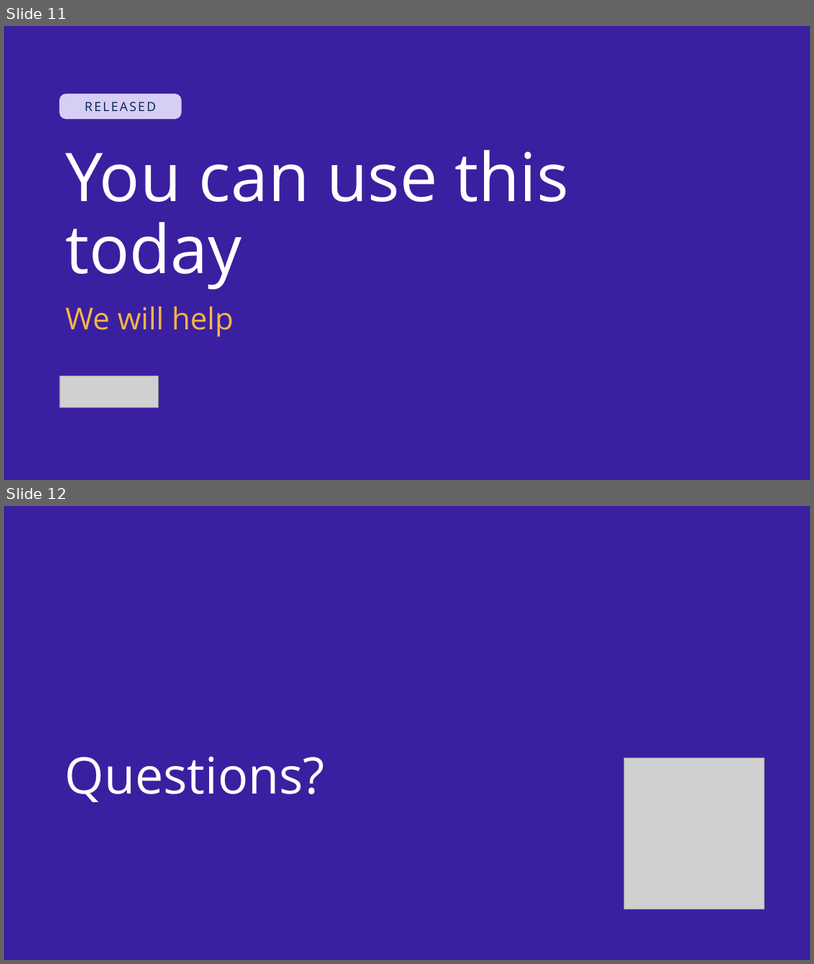
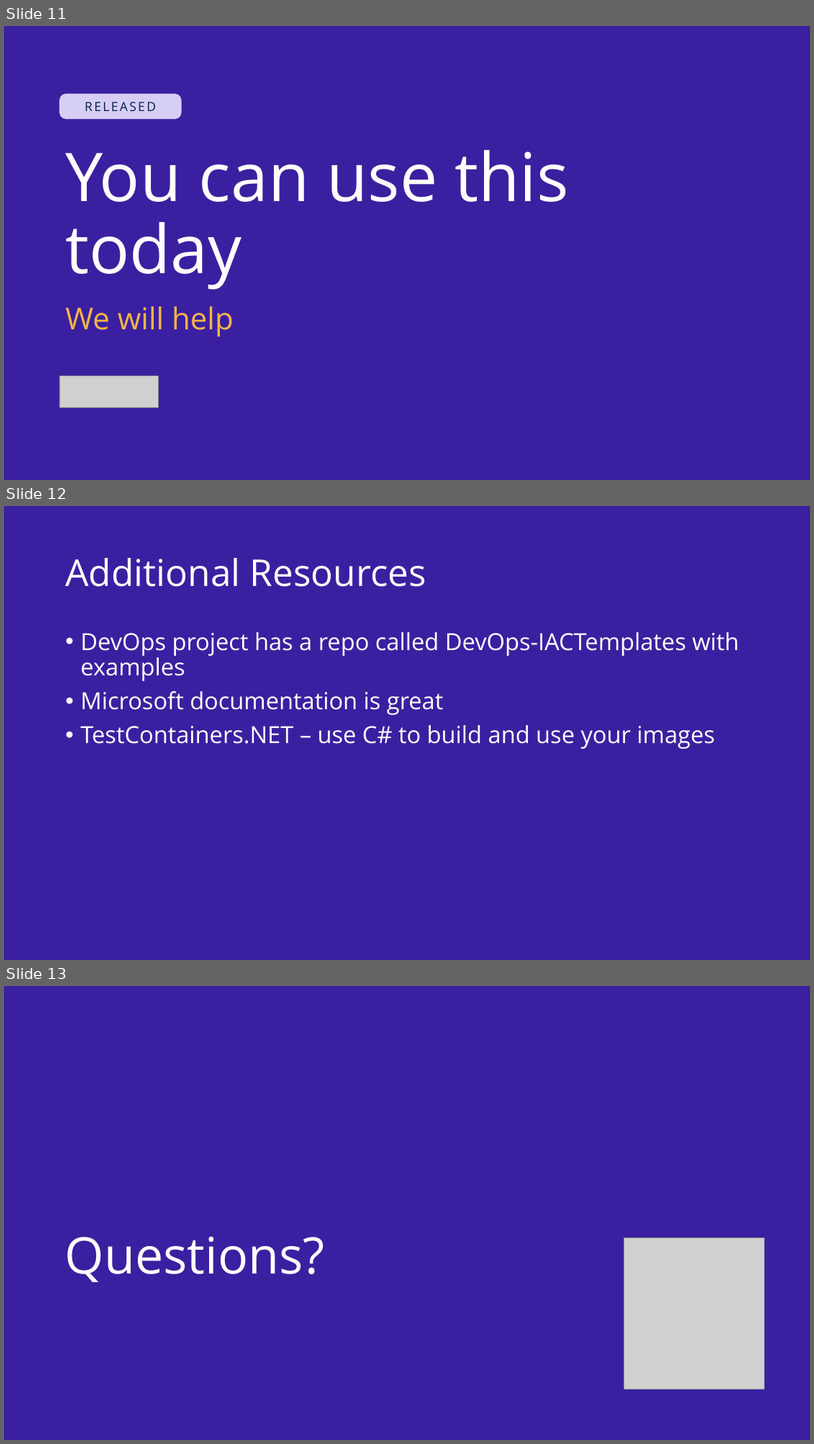
Before and after one commit to benjaminsampica/techtalks, a slide deck: dotnet-containers-at-caseys.pptx. Shown one above the other, each under a label of ours: slides 11 and 12 before the commit, slides 11, 12 and 13 after it. The pictures are 814x964 and 814x1444 pixels, drawn with LibreOffice and Linux fonts; fonts in the diff are those of the drawing; grey boxes stand for pictures; background and template pictures are left out. Boxes give left, top, right and bottom in pixels: in the first picture for what was removed or moved away, otherwise in the second. Text is boxed around its words. In the diff, an @@ line names an element or a change of style, - is before the commit and + after.

Commit message:
fix pptx

```diff
--- a/dotnet-containers-at-caseys.pptx
+++ b/dotnet-containers-at-caseys.pptx
@@ slide 12 added at [4,506,810,960], background #3A20A0 @@
@@ title added at [65,558,427,587], 44 pt, text #FFFFFF @@
+Additional Resources
@@ text added at [80,632,739,749], 28 pt, text #FFFFFF @@
+• DevOps project has a repo called DevOps-IACTemplates with examples
+• Microsoft documentation is great
+• TestContainers.NET – use C# to build and use your images
@@ what was slide 12 is now slide 13 @@
```
